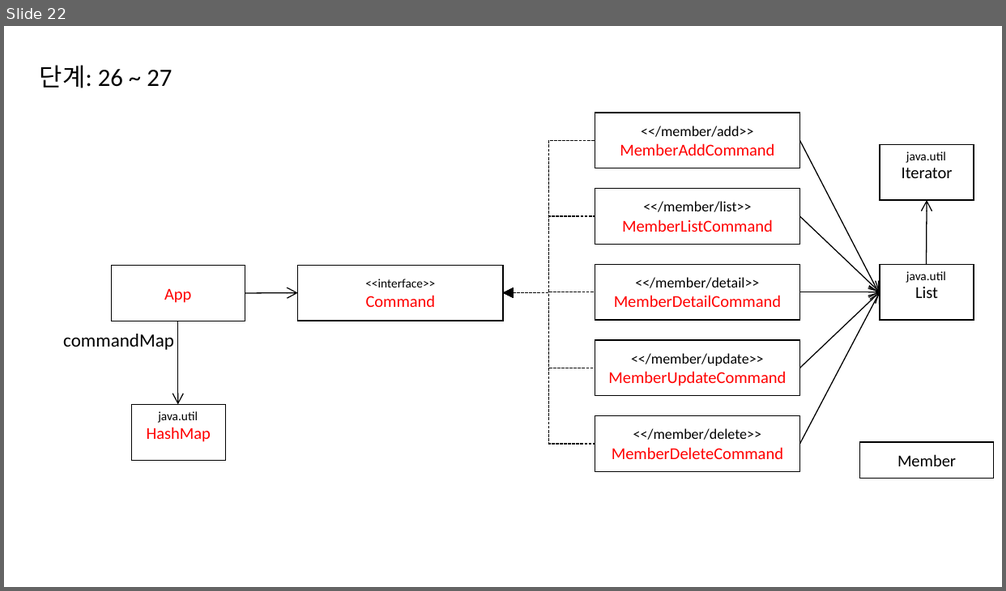
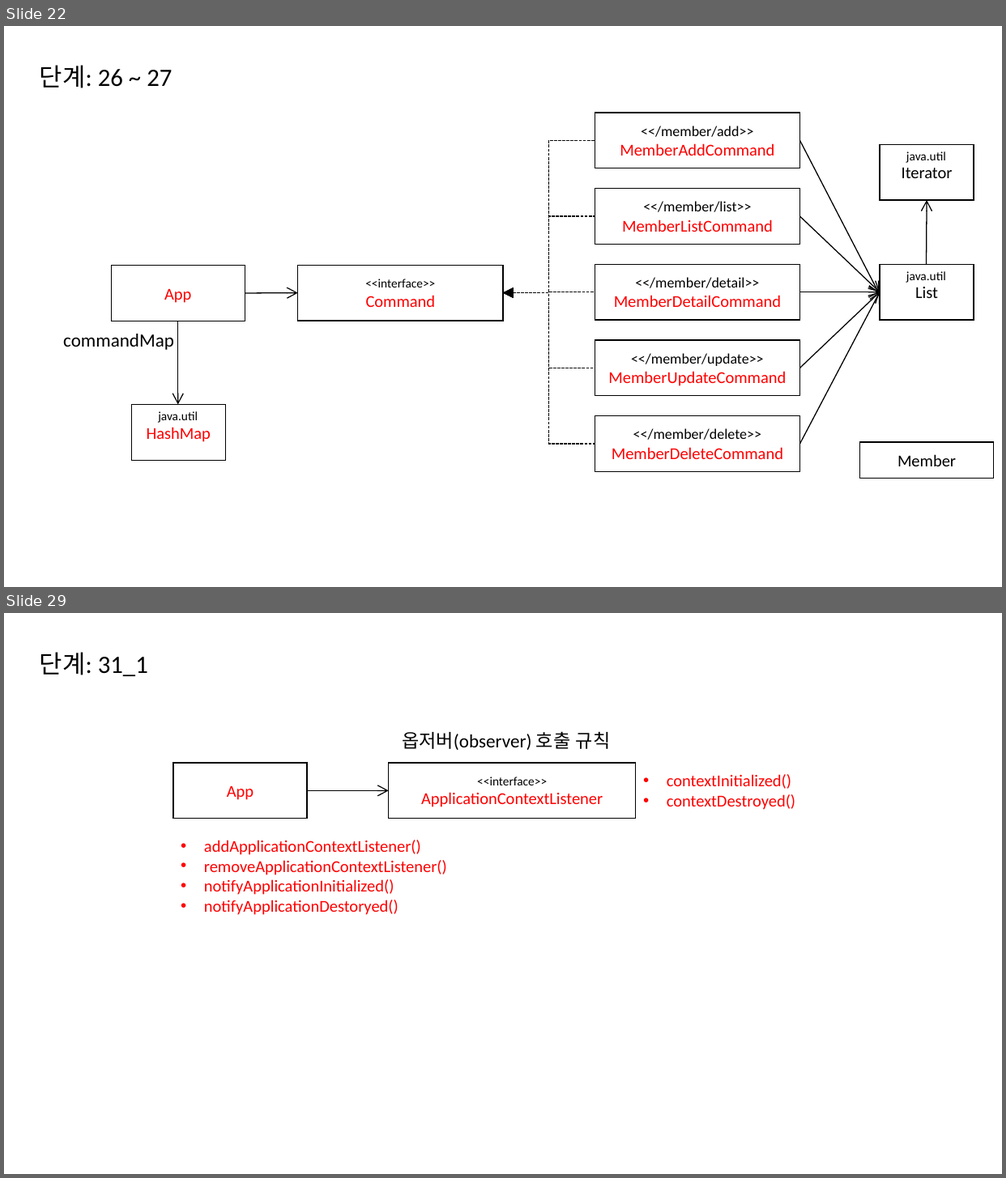
Before and after one commit to eomjinyoung/bitcamp-20191202, a slide deck: ClassDiagram.pptx. Shown one above the other, each under a label of ours: slide 22 before the commit, slides 22 and 29 after it; the slides between them are not shown. The pictures are 1006x591 and 1006x1178 pixels, drawn with LibreOffice and Linux fonts; fonts in the diff are those of the drawing. Boxes give left, top, right and bottom in pixels: in the first picture for what was removed or moved away, otherwise in the second. Text is boxed around its words. In the diff, an @@ line names an element or a change of style, - is before the commit and + after.

```diff
--- a/ClassDiagram.pptx
+++ b/ClassDiagram.pptx
@@ slide 29 added at bbox=[4, 613, 1002, 1174], background #FFFFFF @@
@@ text added at bbox=[40, 652, 148, 676], 24 pt, text #000000 @@
+단계: 31_1
@@ text added at bbox=[402, 731, 611, 750], 18 pt, text #000000 @@
+옵저버(observer) 호출 규칙
@@ rectangle added at bbox=[173, 763, 307, 818], outline #000000 1 pt, 16 pt, text #FF0000 @@
+App
@@ rectangle added at bbox=[389, 763, 636, 818], outline #000000 1 pt, 16 pt, text #FF0000 @@
+<<interface>>
+ApplicationContextListener
@@ text added at bbox=[667, 774, 795, 810], 16 pt, text #FF0000 @@
+• contextInitialized()
+• contextDestroyed()
@@ arrow added from (307, 790) to (389, 790), #000000 1 pt @@
@@ text added at bbox=[204, 840, 447, 915], 16 pt, text #FF0000 @@
+• addApplicationContextListener()
+• removeApplicationContextListener()
+• notifyApplicationInitialized()
+• notifyApplicationDestoryed()
```
Also in this commit, not shown: 1 slide changed, 7 other slides added.
